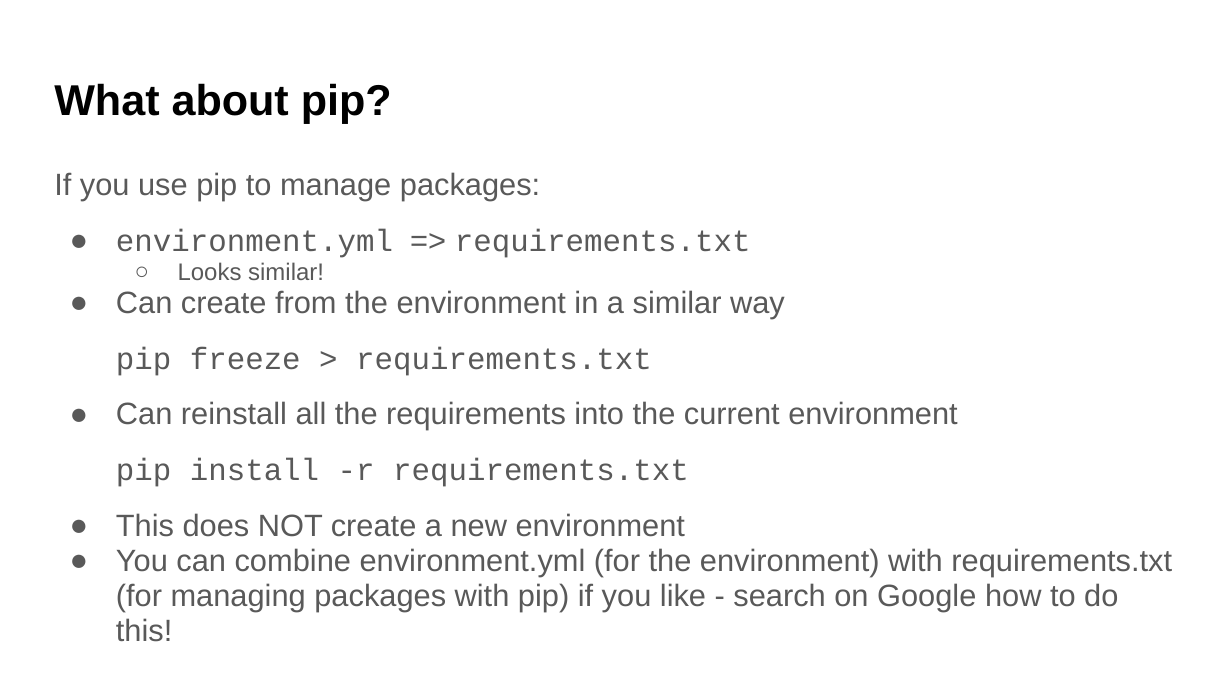
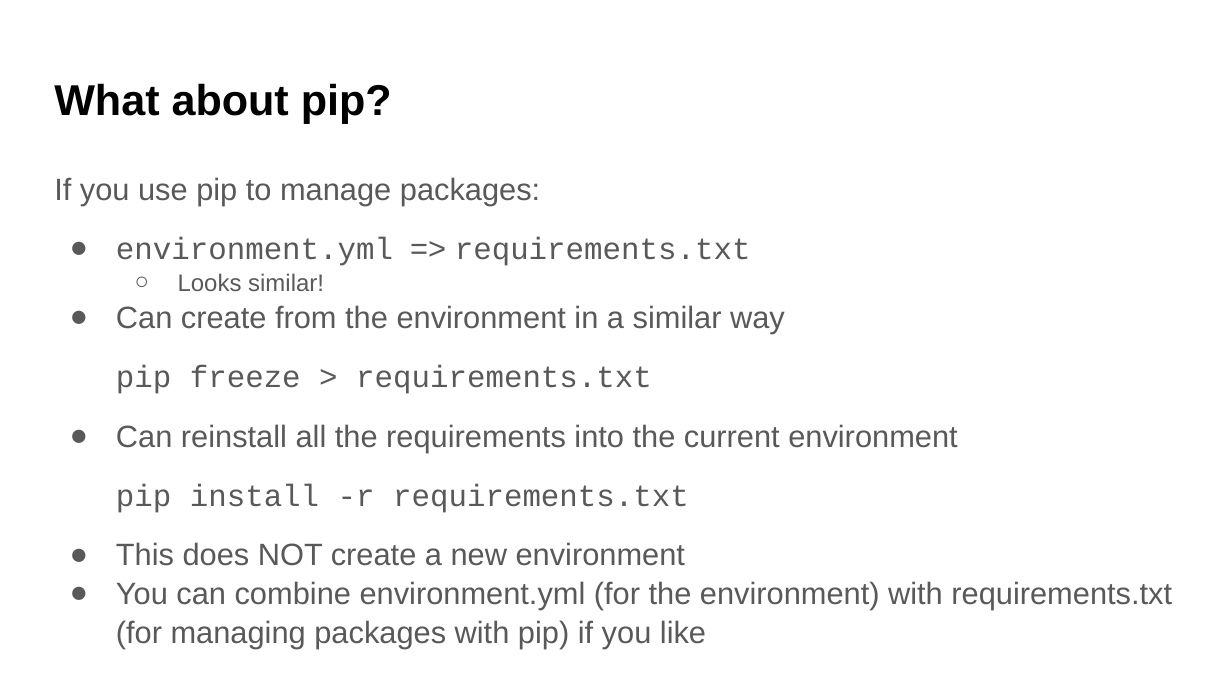
Before and after one commit to UWDATA515/lecture-materials, a slide deck: slide 26 of 09/DATA515_09_VirtualEnvironments.pptx (slide 23 before the commit). Drawn at 1232x693 pixels with LibreOffice and Linux fonts; fonts in the diff are those of the drawing; background and template pictures are left out. Boxes give left, top, right and bottom in pixels: in the first picture for what was removed or moved away, otherwise in the second. Text is boxed around its words. In the diff, an @@ line names an element or a change of style, - is before the commit and + after.

```diff
--- a/09/DATA515_09_VirtualEnvironments.pptx
+++ b/09/DATA515_09_VirtualEnvironments.pptx
@@ text at [54, 177, 957, 566]: line spacing 0.95 to 1.05 @@
@@ text at [116, 581, 1172, 649]: text changed @@
-● You can combine environment.yml (for the environment) with requirements.txt (for managing packages with pip) if you like - search on Google how to do this!
+● You can combine environment.yml (for the environment) with requirements.txt (for managing packages with pip) if you like
```
Also in this commit, not shown: 6 other slides changed, 6 slides added, 5 other files.
